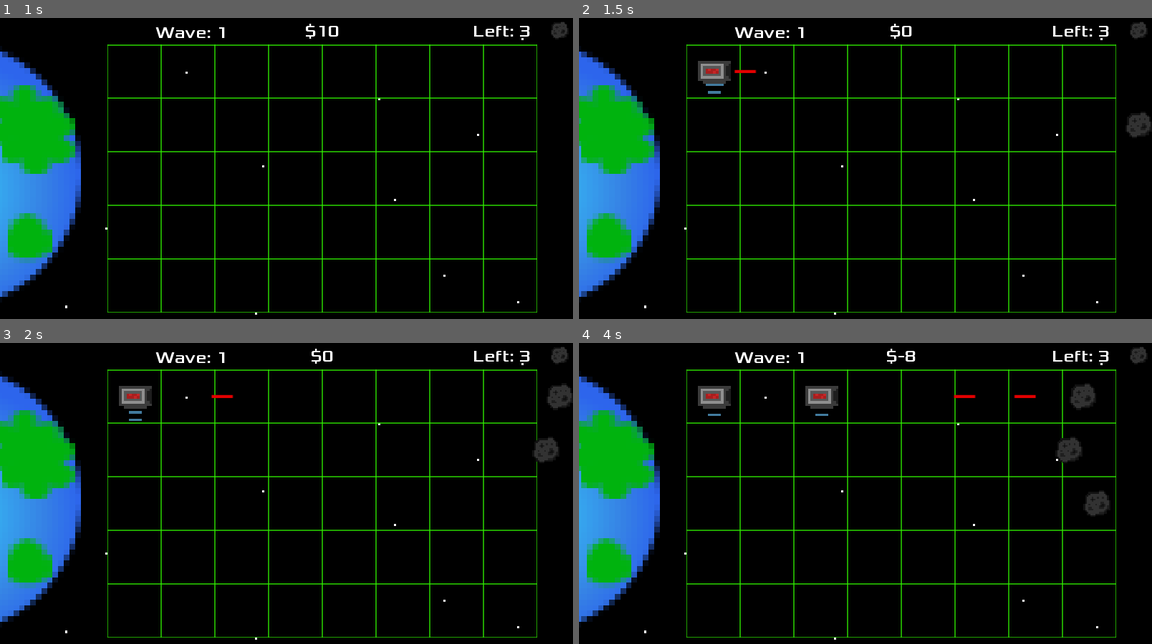
Above: before the commit, frames 1-4 (two rows, left to right).
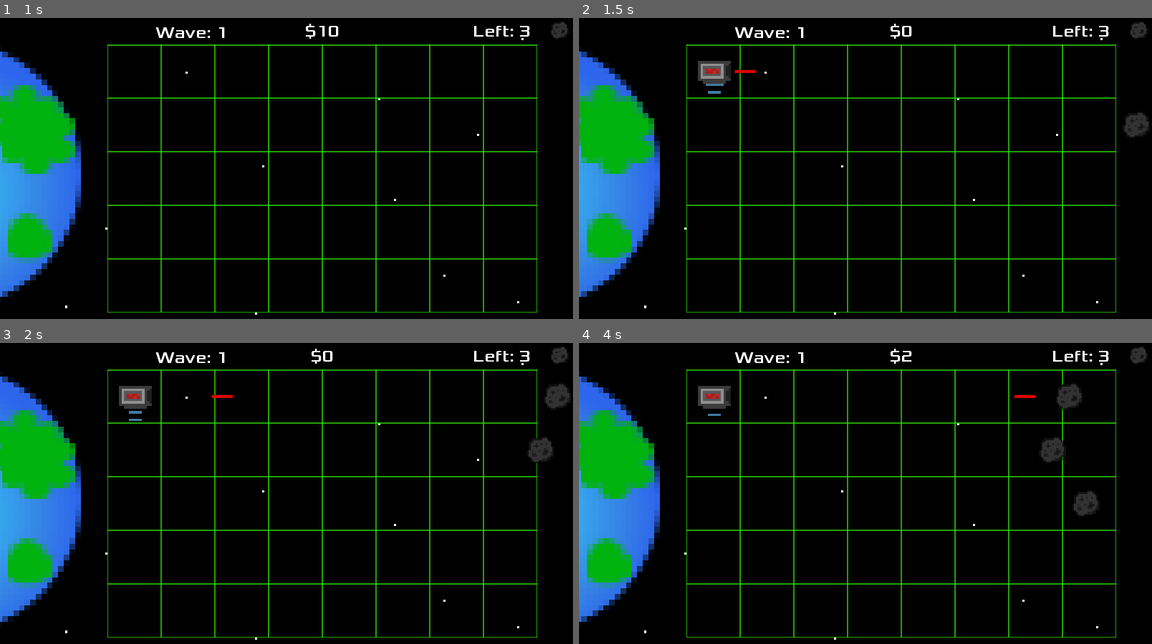
Above: after the commit, the same moments.

Repository: EthanMHolland/PlanetProtectors
Game: Godot game, scene res://src/TitleScreen.tscn
The game is run twice, just before and just after one commit, with the same random seed, the same clock (stepped at 60 frames per second) and the same inputs.
Inputs (mouse positions are in pixels of both pictures, inside the frame that each line leads up to):
- Up to frame 1 (1 s): click "PLAY" at 0.5 s
- Up to frame 2 (1.5 s): move the mouse to (710, 72) at 1.27 s; click (710, 72) at 1.35 s
- Up to frame 3 (2 s): no input
- Up to frame 4 (4 s): move the mouse to (768, 397) at 2.02 s; click (768, 397) at 2.1 s; move the mouse to (819, 397) at 2.77 s; click (819, 397) at 2.85 s; move the mouse to (876, 397) at 3.52 s; click (876, 397) at 3.6 s

Frame 1 is identical in both runs. In frame 2, less than 0.1% of the frame differs, in the area x 95-100%, y 31-40%; in frame 3, 0.2%; in frame 4, 1.6%, in the area x 39-93%, y 1-58%.

Commit message:
Add Increase Asteroid Speed Per Wave

Diff:
--- a/project/src/Asteroid.gd
+++ b/project/src/Asteroid.gd
@@ -2,17 +2,20 @@
 
 signal destroyed
 
-const SPEED := -50
+var speed := -50
 
 var _velocity := Vector2()
 
 
 func _physics_process(_delta):
 	var _direction := Vector2(-1, 0)
-	_velocity.x = SPEED
+	_velocity.x = speed
 
 	_velocity = move_and_slide(_velocity, Vector2(-1, 0))
 
+
+func set_speed():
+	print("meow")
 
 func _on_Hitbox_body_entered(body):
 	if body.is_in_group("Laser"):
--- a/project/src/Level.gd
+++ b/project/src/Level.gd
@@ -8,9 +8,11 @@
 var _wave : int = 0
 var _total_asteroids_destroyed : int
 var _money : int = 10
+var _new_asteroid_speed : int = -50
 
 var _rng := RandomNumberGenerator.new()
 var _asteroid := preload("Asteroid.tscn")
+
 
 
 
@@ -33,6 +35,7 @@
 func _wave_start():
 	_wave += 1
 	print("Begin wave: " + str(_wave))
+	_new_asteroid_speed -= 10*_wave
 # warning-ignore:narrowing_conversion
 # Ignored because we want to only spawn integers of asteroids, so we must round and lose precision
 	_asteroids_this_wave = round(BASE_ASTEROID_AMOUNT + (pow(_wave, 2) * BASE_ASTEROID_AMOUNT/10))
@@ -59,6 +62,7 @@
 	elif _spawn_location == 4:
 		_new_asteroid.global_position = $SpawnPoint5.global_position
 	_new_asteroid.connect("destroyed", self, "_on_AsteroidDestroyed")
+	_new_asteroid.speed = _new_asteroid_speed
 	_asteroids_left -= 1
 
 
--- a/project/src/Tile.gd
+++ b/project/src/Tile.gd
@@ -16,7 +16,7 @@
 func _place_tower():
 	if (Input.is_action_just_pressed("place_tower") and _mouse_overlapping == true):
 		if !_has_tower:
-			if level._money > 0:
+			if level._money >= 10:
 				var _new_tower = laser_tower.instance()
 				_new_tower.position = Vector2(0,0)
 				self.add_child(_new_tower)
